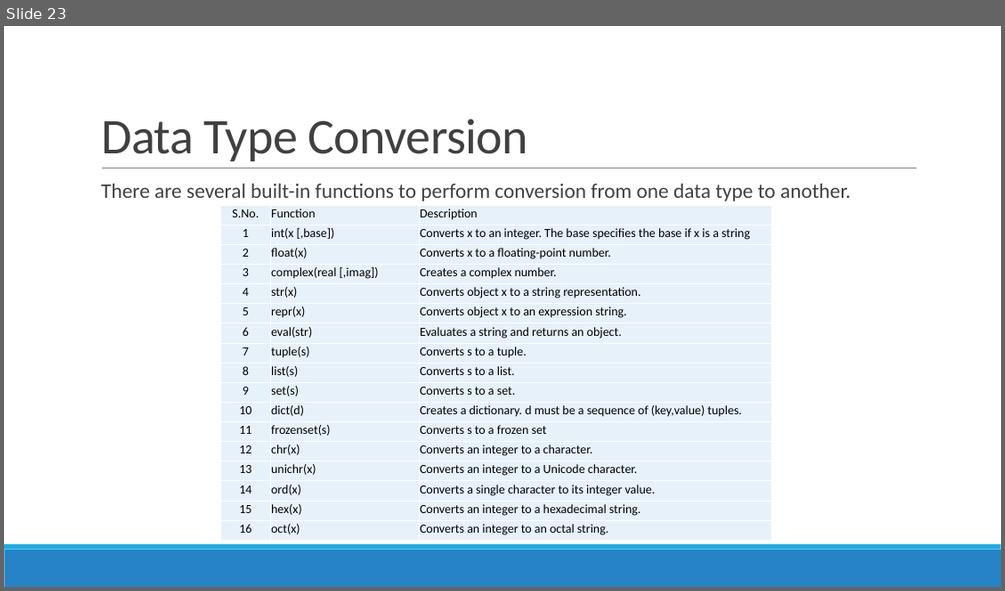
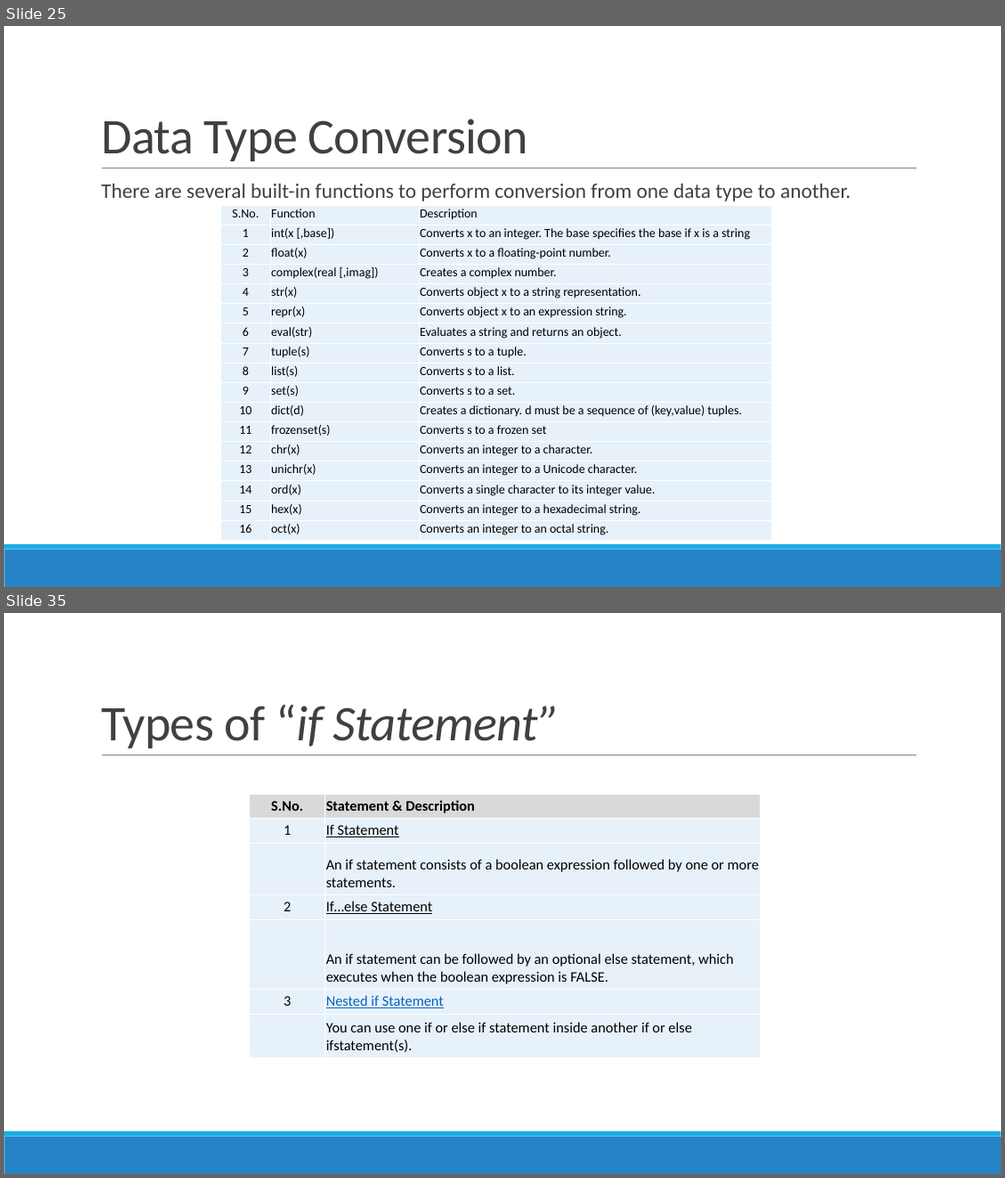
Before and after one commit to siddharth1k/Building-Web-Applications-with-Python, a slide deck: Session5 -Python.pptx. Shown one above the other, each under a label of ours: slide 23 before the commit, slides 25 and 35 after it; the slides between them are not shown. The pictures are 1005x591 and 1005x1178 pixels, drawn with LibreOffice and Linux fonts; fonts in the diff are those of the drawing. Boxes give left, top, right and bottom in pixels: in the first picture for what was removed or moved away, otherwise in the second. Text is boxed around its words. In the diff, an @@ line names an element or a change of style, - is before the commit and + after.

```diff
--- a/Session5 -Python.pptx
+++ b/Session5 -Python.pptx
@@ slide 35 added at (4, 613, 1001, 1174), background #FFFFFF; not listed: 3 template elements that a slide beside it also shows @@
@@ title added at (101, 705, 559, 748), 48 pt, text #404040, italic @@
+Types of “if Statement”
@@ table added at (250, 794, 760, 1058), 7 rows, 2 columns @@
+S.No. | Statement & Description
+1 | If Statement
+ | An if statement consists of a boolean expression followed by one or more statements.
+2 | If…else Statement
+ | An if statement can be followed by an optional else statement, which executes when the boolean expression is FALSE.
+3 | Nested if Statement
+ | You can use one if or else if statement inside another if or else ifstatement(s).
@@ what was slide 23 is now slide 25 @@
```
Also in this commit, not shown: 15 other slides added.
